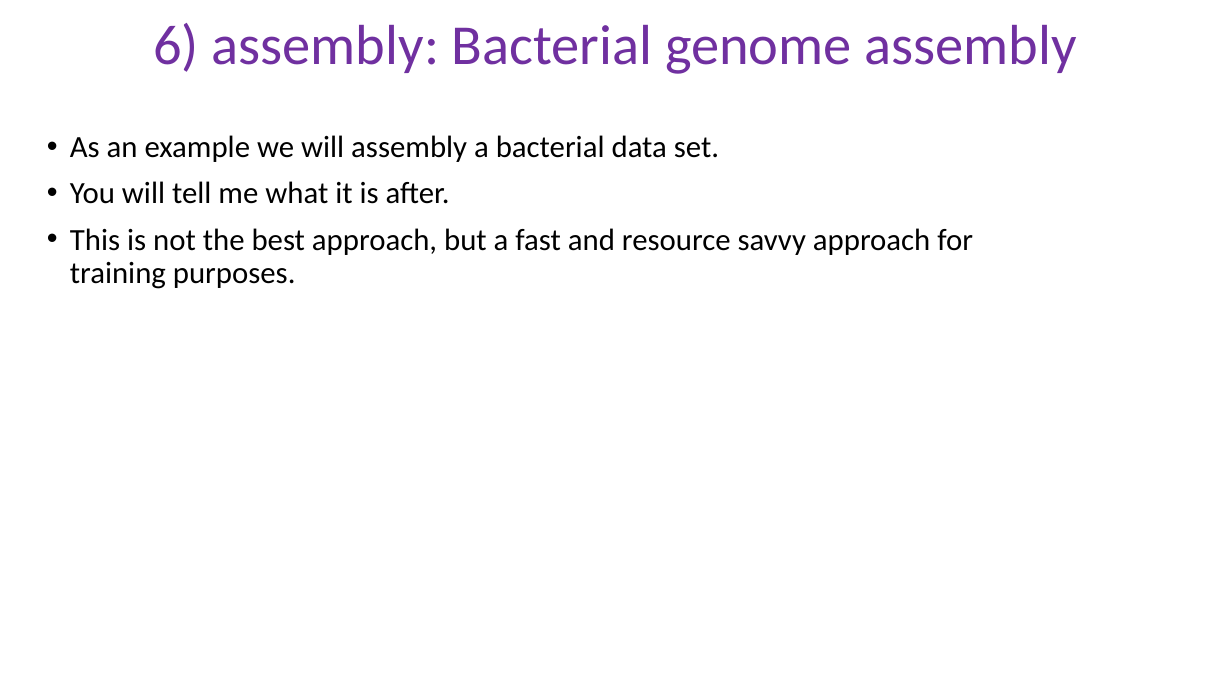
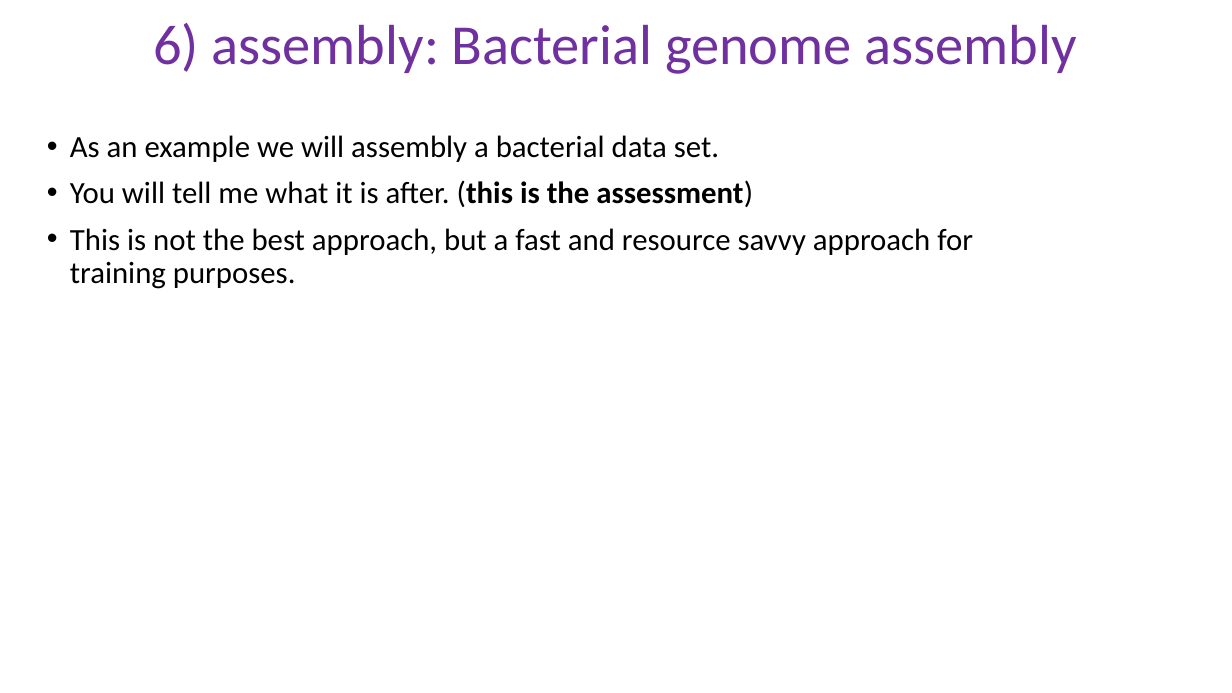
Before and after one commit to peterthorpe5/genome_assembly_workshop, a slide deck: slide 2 of powerpoint/6_assembly.pptx. Drawn at 1232x693 pixels with LibreOffice and Linux fonts; fonts in the diff are those of the drawing. Boxes give left, top, right and bottom in pixels: in the first picture for what was removed or moved away, otherwise in the second. Text is boxed around its words. In the diff, an @@ line names an element or a change of style, - is before the commit and + after.

```diff
--- a/powerpoint/6_assembly.pptx
+++ b/powerpoint/6_assembly.pptx
@@ text at <box>70,180,753,207</box>: text changed @@
-• You will tell me what it is after.
+• You will tell me what it is after. (this is the assessment)
```
Also in this commit, not shown: 11 other slides changed, 1 slide added, 1 slide removed, 18 other files.
